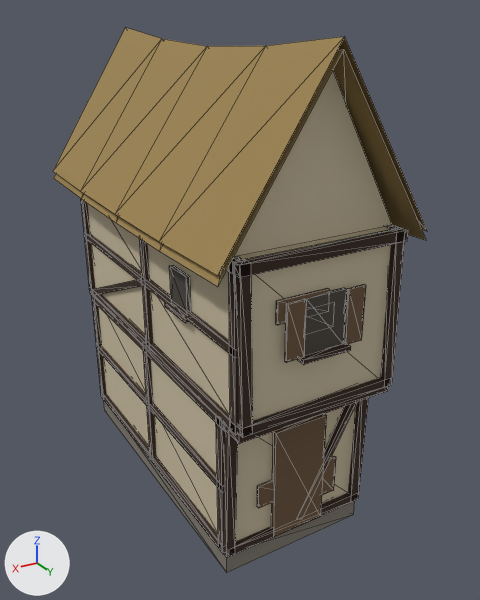
Two versions of the glTF model kingdom/assets/generated/town_small/house_narrow_poor_a.glb, one commit apart.
Before and after are seen from a 50 mm lens placed at (5.27, 9.77, 8.19), pointed at (-0.33, 0.44, 3.53). Lighting does not change. The marker at lower left points along +X, +Y and +Z. The first picture is the older version. Mesh edges are drawn as thin lines. Vertices at exactly the same position are counted once.

In view in the first picture: 'house_narrow_poor_a'.
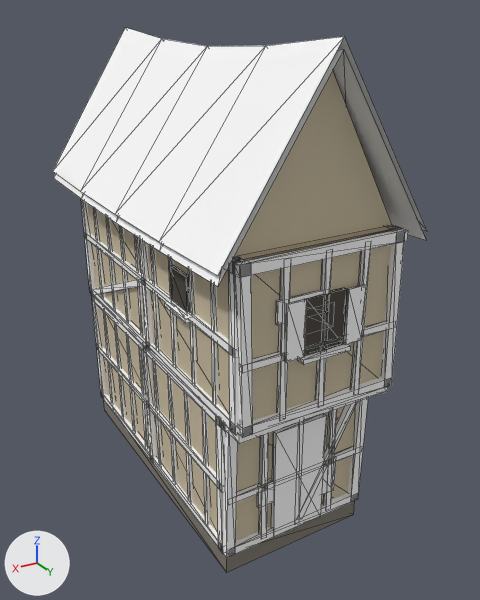
What changed in the scene script:
```text
Add mat_tk_timber:
    mat_tk_timber = bpy.data.materials.new('TK_timber')
    mat_tk_timber.use_nodes = True; mat_tk_timber.node_tree.nodes.clear()
    _N = mat_tk_timber.node_tree.nodes; _L = mat_tk_timber.node_tree.links
    n0 = _N.new('ShaderNodeBsdfPrincipled'); n0.name = 'Principled BSDF'
    n0.inputs[2].default_value = 0.95  # 'Roughness'
    n1 = _N.new('ShaderNodeOutputMaterial'); n1.name = 'Material Output'
    n2 = _N.new('ShaderNodeVertexColor'); n2.name = 'Color Attribute'
    _L.new(n0.outputs[0], n1.inputs[0])  # 'BSDF' to 'Surface'
    _L.new(n2.outputs[0], n0.inputs[0])  # 'Color' to 'Base Color'
Add mat_tk_thatch:
    mat_tk_thatch = bpy.data.materials.new('TK_thatch')
    mat_tk_thatch.use_nodes = True; mat_tk_thatch.node_tree.nodes.clear()
    _N = mat_tk_thatch.node_tree.nodes; _L = mat_tk_thatch.node_tree.links
    n0 = _N.new('ShaderNodeBsdfPrincipled'); n0.name = 'Principled BSDF'
    n0.inputs[2].default_value = 0.95  # 'Roughness'
    n1 = _N.new('ShaderNodeOutputMaterial'); n1.name = 'Material Output'
    n2 = _N.new('ShaderNodeVertexColor'); n2.name = 'Color Attribute'
    _L.new(n0.outputs[0], n1.inputs[0])  # 'BSDF' to 'Surface'
    _L.new(n2.outputs[0], n0.inputs[0])  # 'Color' to 'Base Color'
Change me_house_narrow_poor_a:
    remove me_house_narrow_poor_a.from_pydata(...)  # 476 vertices, 694 faces; spans x -1.71..1.71, y -3.33..3.36, z 0.0..7.95
    add me_house_narrow_poor_a.from_pydata(...)  # 796 vertices, 1174 faces; spans x -1.71..1.71, y -3.33..3.36, z 0.0..7.95
    me_house_narrow_poor_a part 1: a new loose piece, a box spanning x -0.7..-0.6, y 2.74..2.82, z 0.45..2.85, in mat_tk_timber
    me_house_narrow_poor_a part 2: a new loose piece, a box spanning x 0.6..0.7, y 2.74..2.82, z 0.45..2.85, in mat_tk_timber
    me_house_narrow_poor_a part 3: a new loose piece, a box spanning x -1.3..1.3, y 2.74..2.82, z 1.395..1.505, in mat_tk_timber
    me_house_narrow_poor_a part 4: a new loose piece, a box spanning x 1.24..1.32, y -2.168..-2.078, z 0.45..2.85, in mat_tk_timber
    me_house_narrow_poor_a part 5: a new loose piece, a box spanning x 1.24..1.32, y -1.562..-1.472, z 0.45..2.85, in mat_tk_timber
    me_house_narrow_poor_a part 6: a new loose piece, a box spanning x 1.24..1.32, y -0.955..-0.865, z 0.45..2.85, in mat_tk_timber
    me_house_narrow_poor_a part 7: a new loose piece, a box spanning x 1.24..1.32, y -0.348..-0.258, z 0.45..2.85, in mat_tk_timber
    me_house_narrow_poor_a part 8: a new loose piece, a box spanning x 1.24..1.32, y 0.258..0.348, z 0.45..2.85, in mat_tk_timber
    me_house_narrow_poor_a part 9: a new loose piece, a box spanning x 1.24..1.32, y 0.865..0.955, z 0.45..2.85, in mat_tk_timber
    me_house_narrow_poor_a part 10: a new loose piece, a box spanning x 1.24..1.32, y 1.472..1.562, z 0.45..2.85, in mat_tk_timber
    me_house_narrow_poor_a part 11: a new loose piece, a box spanning x 1.24..1.32, y 2.078..2.168, z 0.45..2.85, in mat_tk_timber
    me_house_narrow_poor_a part 12: a new loose piece, a box spanning x -0.715..-0.615, y 3.19..3.27, z 2.95..5.35, in mat_tk_timber
    me_house_narrow_poor_a part 13: a new loose piece, a box spanning x -0.05..0.05, y 3.19..3.27, z 2.95..5.35, in mat_tk_timber
    me_house_narrow_poor_a part 14: a new loose piece, a box spanning x 0.615..0.715, y 3.19..3.27, z 2.95..5.35, in mat_tk_timber
    me_house_narrow_poor_a part 15: a new loose piece, a box spanning x -1.33..1.33, y 3.19..3.27, z 3.895..4.005, in mat_tk_timber
    me_house_narrow_poor_a part 16: 64 vertices added at x 1.27..1.35, y -2.12..2.57, z 2.95..5.35
    me_house_narrow_poor_a part 17: 608 kept faces spanning x -1.71..1.71, y -3.33..3.36, z 0.4..7.95 get new vertex colours; the middle colour goes from brown #38261a to white #ffffff
    me_house_narrow_poor_a part 18: 576 faces spanning x -1.45..1.45, y -2.73..3.36, z 0.4..5.4 switch from mat_ra_kit to mat_tk_timber
    me_house_narrow_poor_a part 19: 32 faces spanning x -1.71..1.71, y -3.33..3.33, z 5.14..7.95 switch from mat_ra_kit to mat_tk_thatch
    other edits to the shape of me_house_narrow_poor_a do not show in these pictures
```

Where the change shows, as pixel boxes (x1, y1, x2, y2) in the pictures (480 x 600 px):
part 1 of me_house_narrow_poor_a, added: after (323, 409, 337, 506)
part 2 of me_house_narrow_poor_a, added: after (259, 433, 269, 535)
part 3 of me_house_narrow_poor_a, added: after (237, 447, 356, 502)
part 4 of me_house_narrow_poor_a, added: after (103, 311, 115, 404)
part 5 of me_house_narrow_poor_a, added: after (114, 322, 125, 418)
part 6 of me_house_narrow_poor_a, added: after (126, 334, 137, 432)
part 7 of me_house_narrow_poor_a, added: after (139, 347, 149, 448)
part 8 of me_house_narrow_poor_a, added: after (153, 361, 163, 465)
part 9 of me_house_narrow_poor_a, added: after (168, 376, 177, 483)
part 10 of me_house_narrow_poor_a, added: after (184, 392, 193, 503)
part 11 of me_house_narrow_poor_a, added: after (202, 409, 210, 524)
part 12 of me_house_narrow_poor_a, added: after (351, 249, 371, 390)
part 13 of me_house_narrow_poor_a, added: after (315, 258, 332, 402)
part 14 of me_house_narrow_poor_a, added: after (277, 267, 291, 415)
part 15 of me_house_narrow_poor_a, added: after (252, 321, 389, 370)
part 16 of me_house_narrow_poor_a, added: after (93, 207, 218, 405)
part 17 of me_house_narrow_poor_a, recoloured (brown to white): (53, 27, 427, 558) in both
part 18 of me_house_narrow_poor_a, recoloured: (81, 199, 408, 558) in both
part 19 of me_house_narrow_poor_a, recoloured (brown to white): (53, 27, 427, 286) in both
